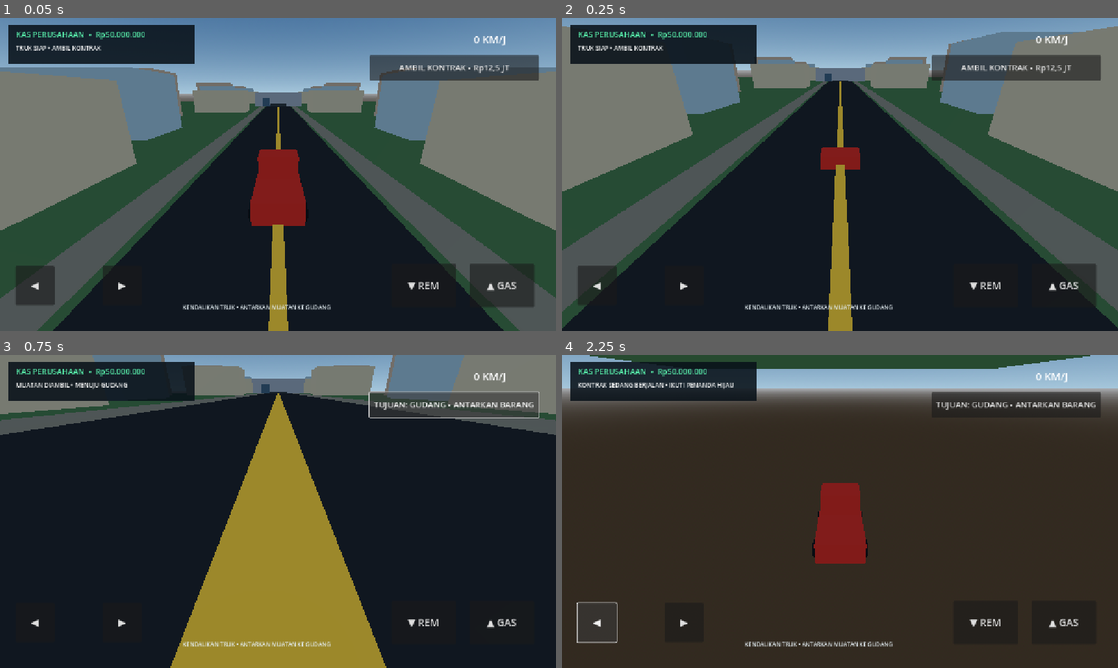
Above: before the commit, frames 1-4 (two rows, left to right).
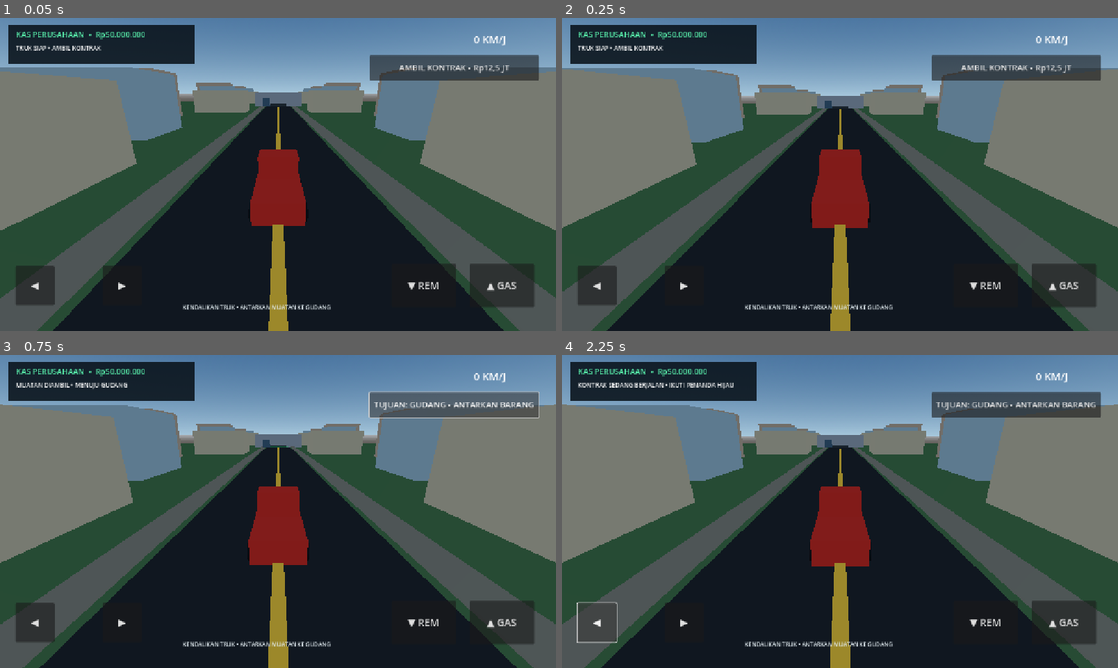
Above: after the commit, the same moments.

Repository: Muhtadi112/Business-Empire
Game: Godot game, scene res://scenes/main.tscn
Same seed, same stepped clock (60 frames per second), same inputs: the game is played once before the commit and once after it.
Inputs:
- Up to frame 1 (0.05 s): no input
- Up to frame 2 (0.25 s): no input
- Up to frame 3 (0.75 s): click "AMBIL KONTRAK • Rp12,5 JT" at 0.5 s
- Up to frame 4 (2.25 s): click "TUJUAN: GUDANG • ANTARKAN BAR…" at 1.25 s; click "◀" at 2 s

Frame 1 is identical in both runs. In frame 2, 41% of the frame differs, in the area x 0-100%, y 2-100%; in frame 3, 77%; in frame 4, 88%, in the area x 0-100%, y 0-100%.

Commit message:
Add physical ground collision to 3D driving map

Diff:
--- a/godot/scripts/main.gd
+++ b/godot/scripts/main.gd
@@ -71,6 +71,14 @@
 	add_child(world_env)
 
 	_add_box(self, Vector3(0, -0.6, -35), Vector3(220, 1, 260), Color(0.25, 0.42, 0.25))
+	var ground_body := StaticBody3D.new()
+	ground_body.position = Vector3(0, -0.6, -35)
+	var ground_collision := CollisionShape3D.new()
+	var ground_shape := BoxShape3D.new()
+	ground_shape.size = Vector3(220, 1, 260)
+	ground_collision.shape = ground_shape
+	ground_body.add_child(ground_collision)
+	add_child(ground_body)
 	_add_box(self, Vector3(0, -0.05, -35), Vector3(12, 0.12, 250), Color(0.12, 0.13, 0.14))
 	for z in range(15, -151, -12):
 		_add_box(self, Vector3(0, 0.025, z), Vector3(0.18, 0.025, 5.0), Color(0.92, 0.86, 0.55))
